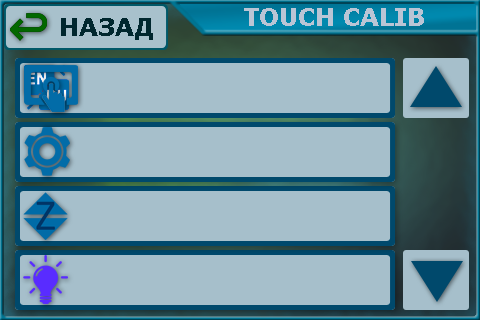
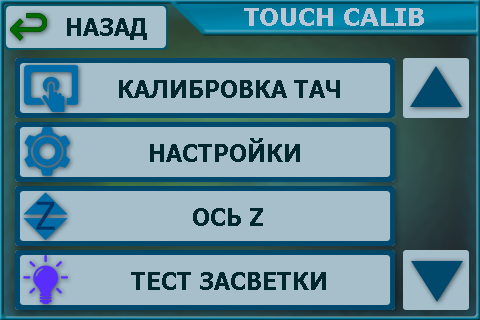
Layered file, before and after one edit (480×320). Changes by layer:
showed "КАЛИБРОВКА ТАЧ", painted on it over [119, 80, 340, 98]
hid "Lang icon" over [24, 65, 69, 110]
showed "НАСТРОЙКИ", painted on it over [150, 138, 300, 162]
showed "ОСЬ Z", painted on it over [193, 208, 263, 226]
showed "ТЕСТ ЗАСВЕТКИ", painted on it over [131, 272, 326, 290]
painted on "НАЗАД" over [61, 18, 153, 40]
